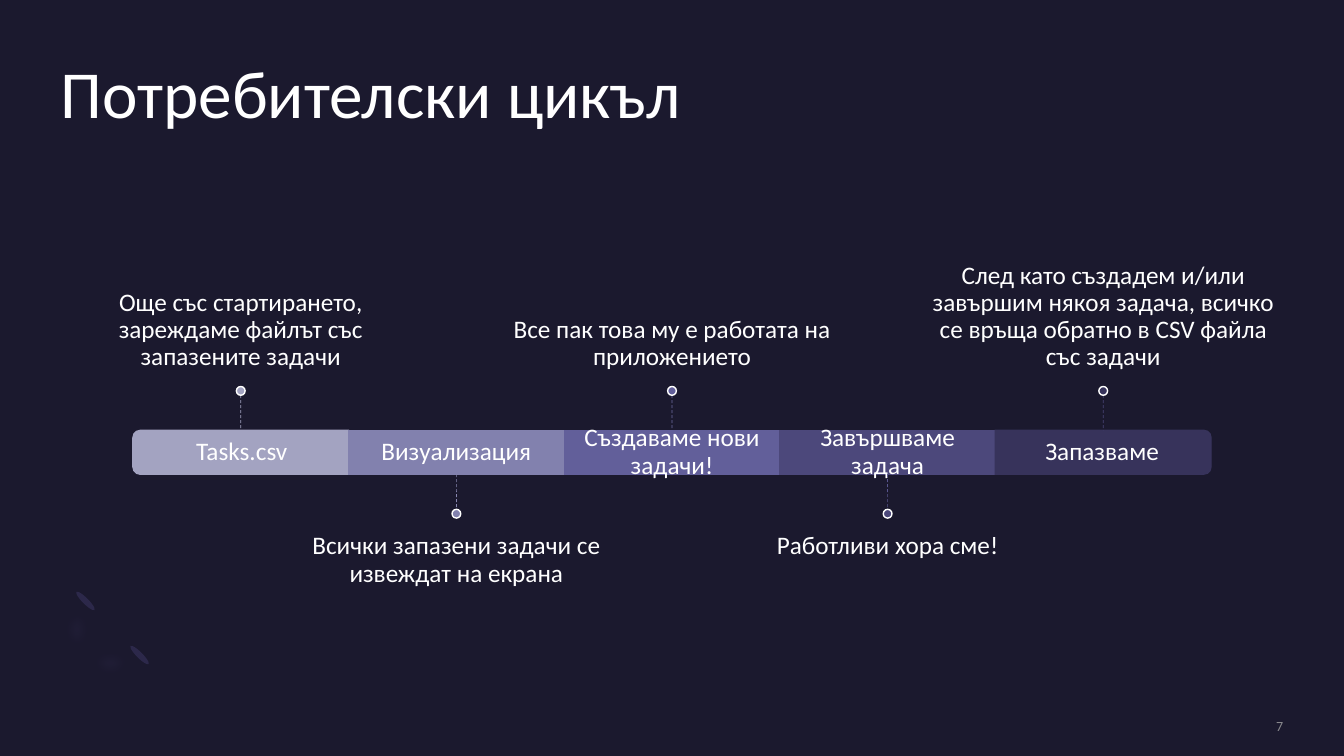
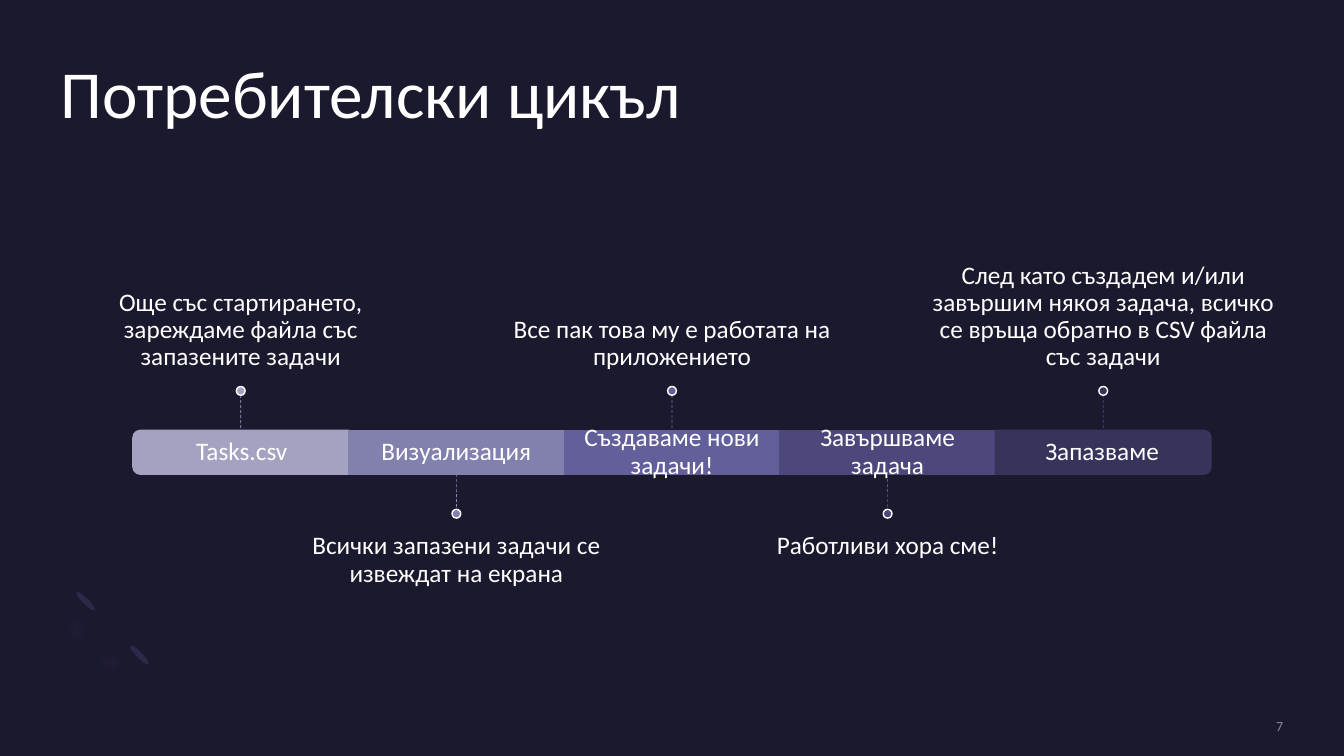
Before and after one commit to NikolayNPanev/py-nvy-task, a slide deck: slide 7 of ППИ-Проект-Презентация.pptx. Drawn at 1344x756 pixels with LibreOffice and Linux fonts; fonts in the diff are those of the drawing. Boxes give left, top, right and bottom in pixels: in the first picture for what was removed or moved away, otherwise in the second. Text is boxed around its words. In the diff, an @@ line names an element or a change of style, - is before the commit and + after.

Commit message:
PPI-Presentation-Script

```diff
--- a/ППИ-Проект-Презентация.pptx
+++ b/ППИ-Проект-Презентация.pptx
@@ text at (x1=119, y1=294, x2=362, y2=369): text changed @@
-Още със стартирането, зареждаме файлът със запазените задачи
+Още със стартирането, зареждаме файла със запазените задачи
```
Also in this commit, not shown: 1 other file.
